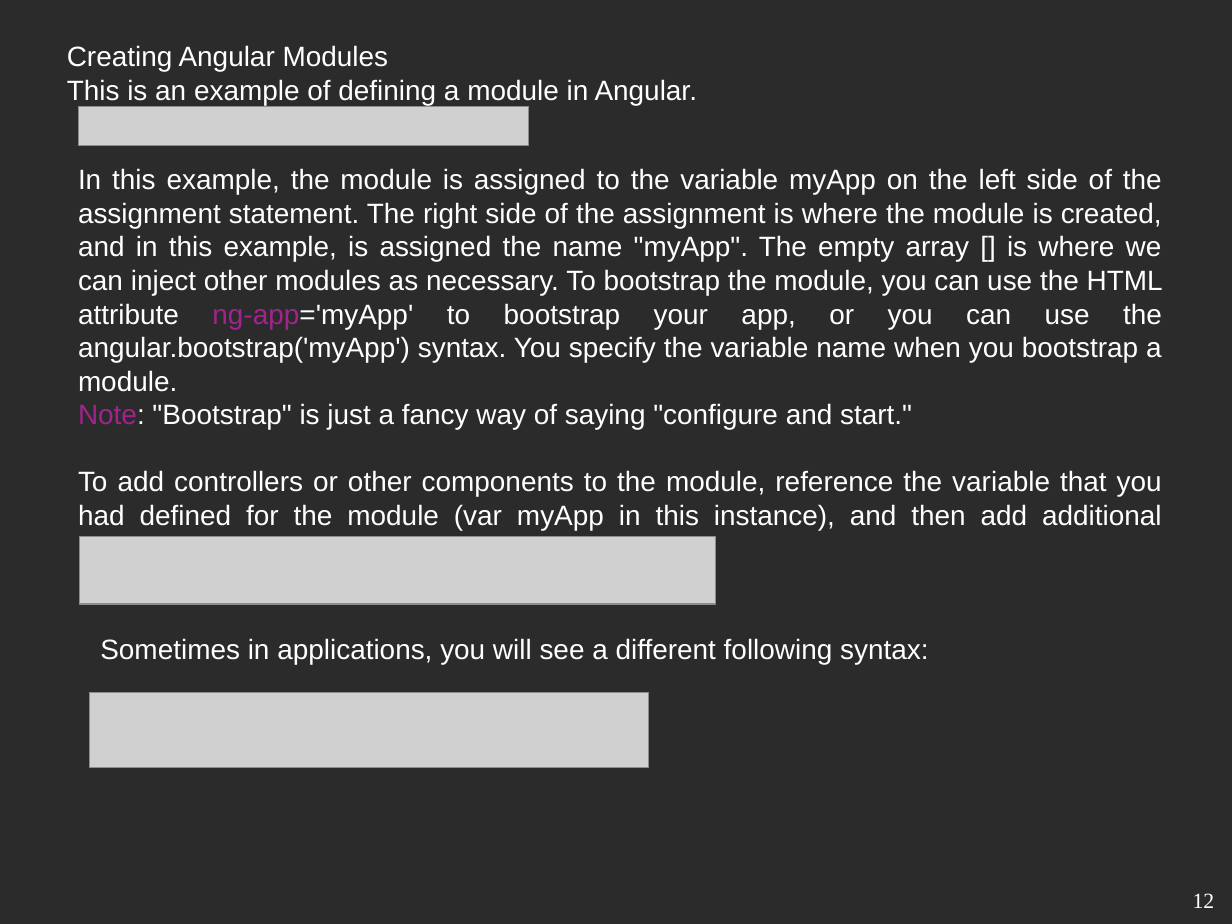
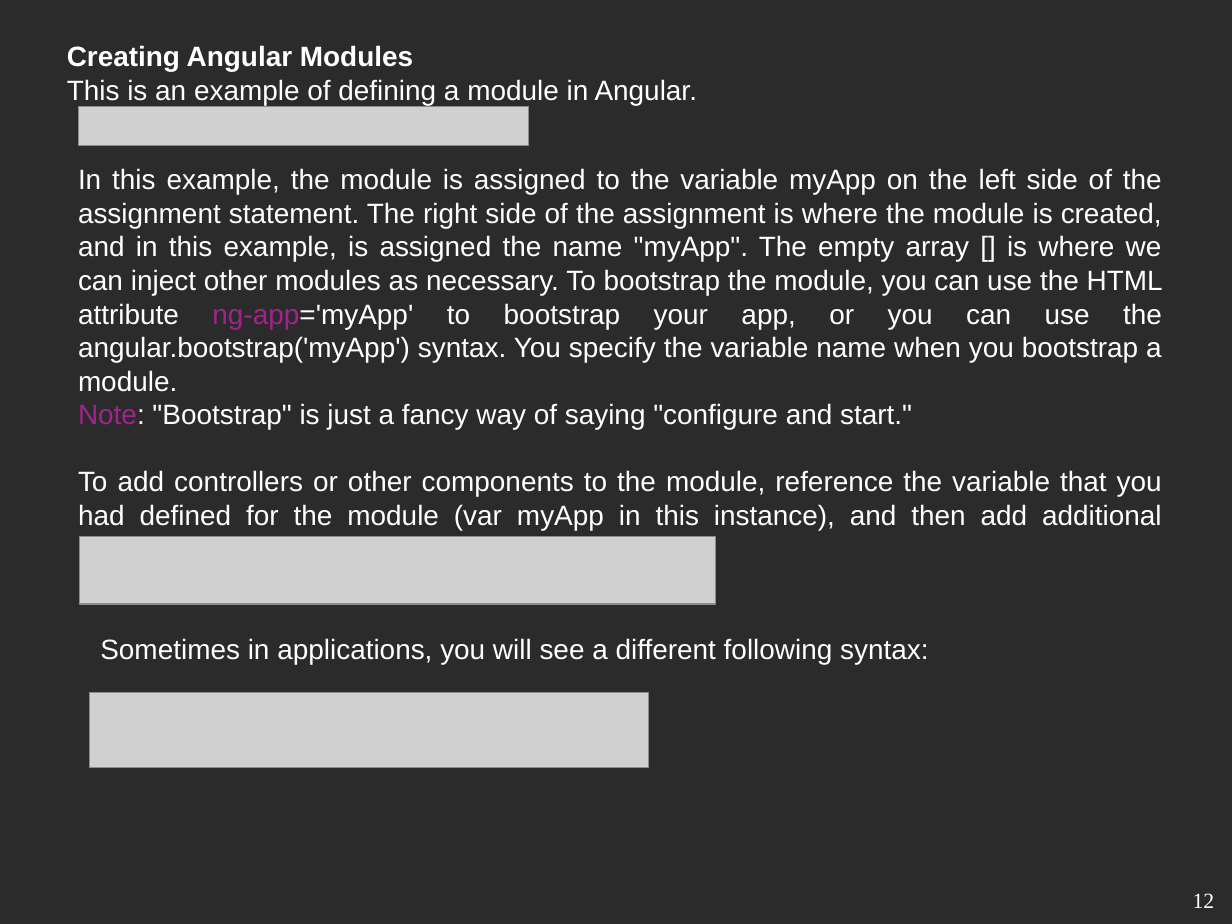
Before and after one commit to yogeshwar1996/Angular, a slide deck: slide 12 of AngularJs.odp. Drawn at 1232x924 pixels with LibreOffice and Linux fonts; fonts in the diff are those of the drawing; grey boxes stand for pictures; background and template pictures are left out; a plain dark background stands for a picture behind light text. Boxes give left, top, right and bottom in pixels: in the first picture for what was removed or moved away, otherwise in the second. Text is boxed around its words. In the diff, an @@ line names an element or a change of style, - is before the commit and + after.

Commit message:
Modify font to bold

```diff
--- a/AngularJs.odp
+++ b/AngularJs.odp
@@ text at (67, 45, 413, 72): bold on in "Creating Angular Modules" @@
```
Also in this commit, not shown: 3 other slides changed.
